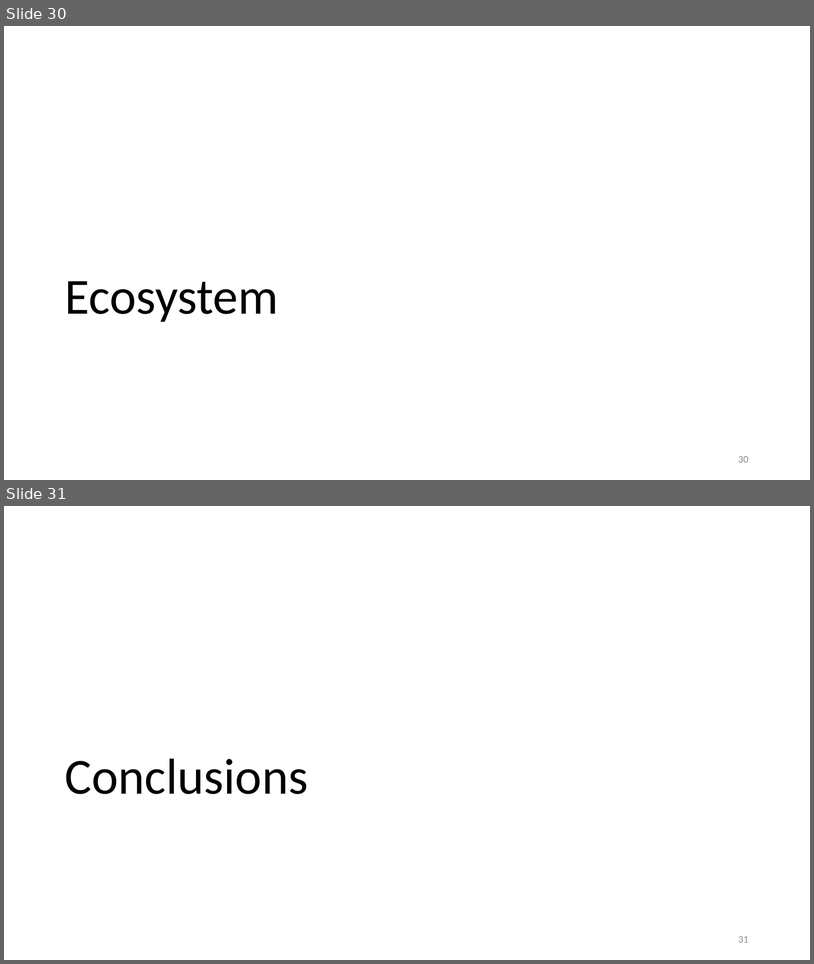
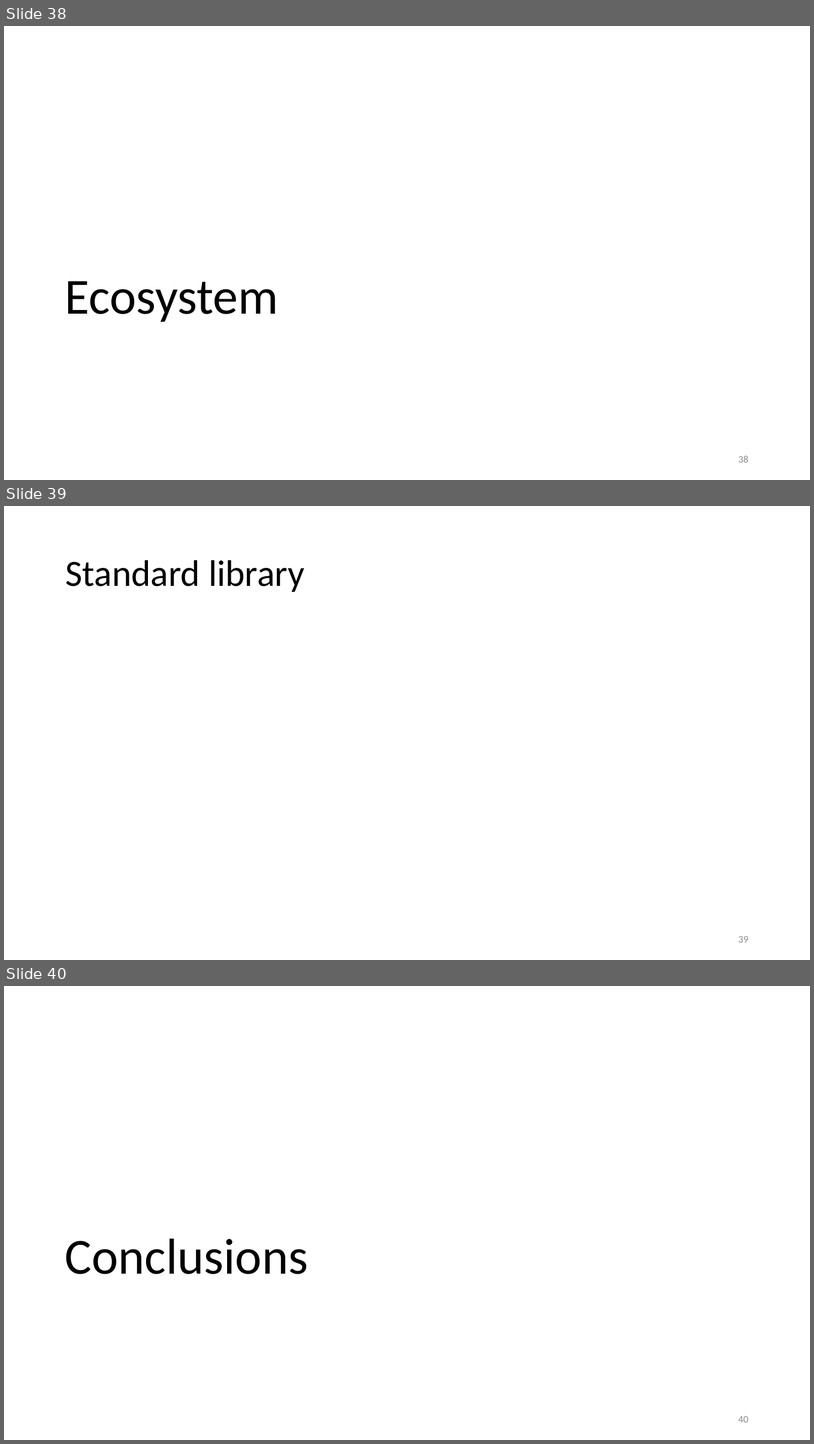
Before and after one commit to gjbex/Julia_good_bad_ugly, a slide deck: Julia,_good_back_ugly.pptx. Shown one above the other, each under a label of ours: slides 30 and 31 before the commit, slides 38, 39 and 40 after it. The pictures are 814x964 and 814x1444 pixels, drawn with LibreOffice and Linux fonts; fonts in the diff are those of the drawing. Boxes give left, top, right and bottom in pixels: in the first picture for what was removed or moved away, otherwise in the second. Text is boxed around its words. In the diff, an @@ line names an element or a change of style, - is before the commit and + after.

```diff
--- a/Julia,_good_back_ugly.pptx
+++ b/Julia,_good_back_ugly.pptx
@@ slide 39 added at box(4, 506, 810, 960), background #FFFFFF @@
@@ title added at box(65, 560, 305, 592), 44 pt, text #000000 @@
+Standard library
@@ page number added at box(738, 936, 749, 942), 12 pt, text #8C8C8C @@
+39
@@ what was slide 30 is now slide 38 @@
@@ page number at box(738, 455, 749, 462): text changed @@
-30
+38
@@ what was slide 31 is now slide 40 @@
@@ page number at box(738, 1416, 749, 1422): text changed @@
-31
+40
```
Also in this commit, not shown: 4 slides changed, 8 other slides added.
